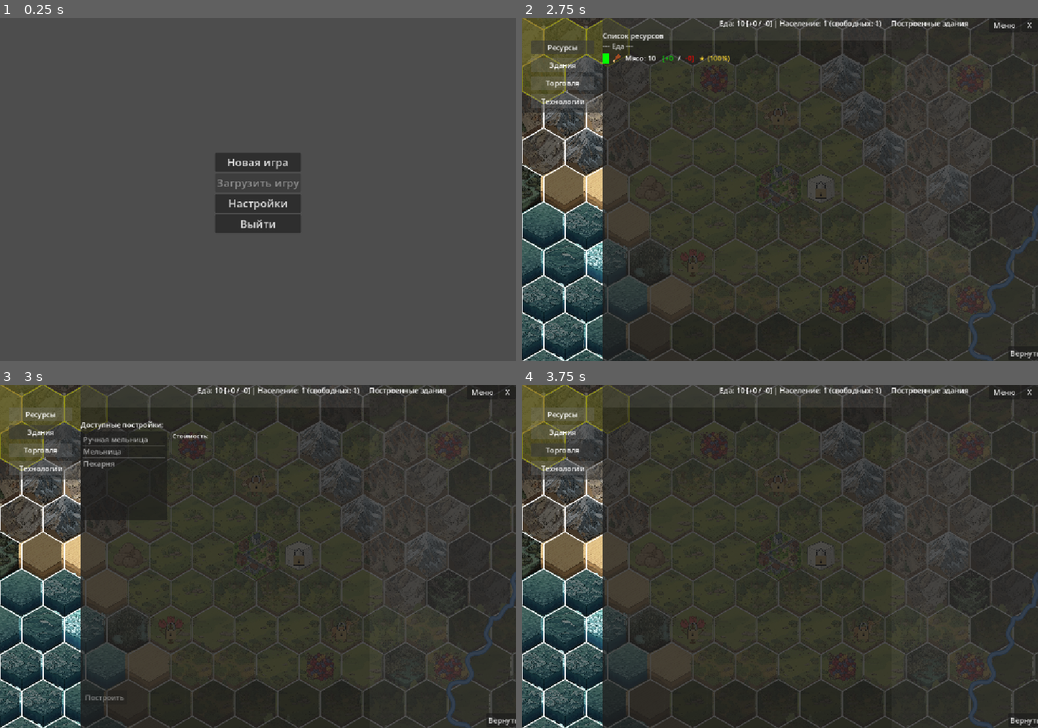
Above: before the commit, frames 1-4 (two rows, left to right).
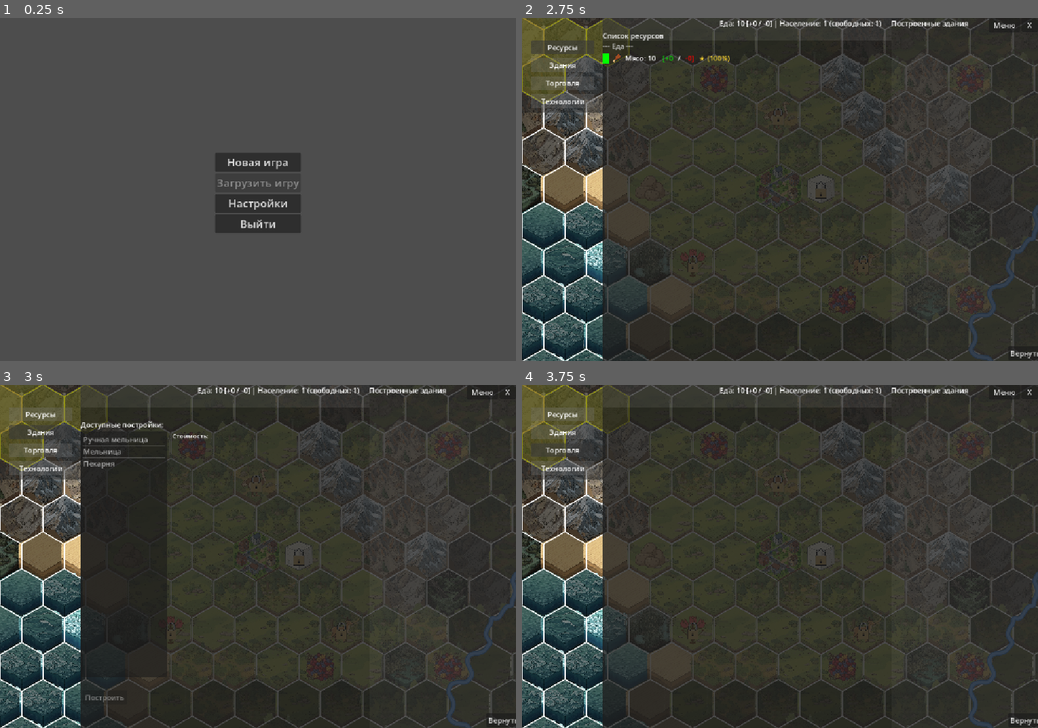
Above: after the commit, the same moments.

Repository: Night-Pryanik/The-City
Game: Godot game, scene res://scenes/main_menu.tscn
The game is run twice, just before and just after one commit, with the same random seed, the same clock (stepped at 60 frames per second) and the same inputs.
Inputs (mouse positions are in pixels of both pictures, inside the frame that each line leads up to):
- Up to frame 1 (0.25 s): no input
- Up to frame 2 (2.75 s): click "Новая игра" at 0.5 s; click (532, 48) at 1.25 s; click "Ресурсы" at 2 s
- Up to frame 3 (3 s): click "Здания" at 2.75 s
- Up to frame 4 (3.75 s): click "Торговля" at 3.5 s

Frames 1-2 are identical in both runs. In frame 3, 2.0% of the frame differs, in the area x 15-33%, y 39-86%; in frame 4, nothing differs.

Commit message:
Единый хелпер для всех кастомных тултипов
Также создана глобальная тема для всего проекта, все тултипы стали непрозрачными

Diff:
--- a/scenes/CityUI.tscn
+++ b/scenes/CityUI.tscn
@@ -199,7 +199,7 @@
 text = "Доступные постройки:"
 
 [node name="BuildingsItemList" type="ItemList" parent="ContentPanel/BuildingsPanel/HSplitContainer/AvailableBuildingsPanel/VBoxContainer" unique_id=1295887837]
-custom_minimum_size = Vector2(0, 200)
+custom_minimum_size = Vector2(0, 550)
 layout_mode = 2
 
 [node name="BuildingDetailsPanel" type="Control" parent="ContentPanel/BuildingsPanel/HSplitContainer" unique_id=244568997]
--- a/scripts/ui_helpers.gd
+++ b/scripts/ui_helpers.gd
@@ -18,6 +18,17 @@
 var quality_tooltip_vbox: VBoxContainer
 
 var message_label: Label
+# Общий стиль фона для всех тултипов: полностью непрозрачный тёмный фон
+# со светлой рамкой в 1px.
+func _make_tooltip_style() -> StyleBoxFlat:
+    var style = StyleBoxFlat.new()
+    style.bg_color = Color(0.2, 0.2, 0.2, 1.0)
+    style.border_width_left = 1
+    style.border_width_top = 1
+    style.border_width_right = 1
+    style.border_width_bottom = 1
+    style.border_color = Color(0.6, 0.6, 0.6)
+    return style
 
 func setup(main_ui: Control, message_lbl: Label):
     message_label = message_lbl
@@ -33,14 +44,7 @@
     tooltip_label.add_theme_font_size_override("font_size", 14)
     tooltip_panel.add_child(tooltip_label)
 
-    var style = StyleBoxFlat.new()
-    style.bg_color = Color(0.2, 0.2, 0.2, 0.9)
-    style.border_width_left = 1
-    style.border_width_top = 1
-    style.border_width_right = 1
-    style.border_width_bottom = 1
-    style.border_color = Color(0.6, 0.6, 0.6)
-    tooltip_panel.add_theme_stylebox_override("panel", style)
+    tooltip_panel.add_theme_stylebox_override("panel", _make_tooltip_style())
 
     # Тултип для кнопки "Построить"
     build_tooltip_panel = Panel.new()
@@ -53,14 +57,7 @@
     build_tooltip_label.add_theme_font_size_override("font_size", 14)
     build_tooltip_panel.add_child(build_tooltip_label)
 
-    var build_style = StyleBoxFlat.new()
-    build_style.bg_color = Color(0.2, 0.2, 0.2, 0.9)
-    build_style.border_width_left = 1
-    build_style.border_width_top = 1
-    build_style.border_width_right = 1
-    build_style.border_width_bottom = 1
-    build_style.border_color = Color(0.6, 0.6, 0.6)
-    build_tooltip_panel.add_theme_stylebox_override("panel", build_style)
+    build_tooltip_panel.add_theme_stylebox_override("panel", _make_tooltip_style())
 
     # Тултип для групповых ресурсов
     group_tooltip_panel = Panel.new()
@@ -74,14 +71,7 @@
     group_tooltip_content.mouse_filter = Control.MOUSE_FILTER_IGNORE
     group_tooltip_panel.add_child(group_tooltip_content)
 
-    var group_style = StyleBoxFlat.new()
-    group_style.bg_color = Color(0.2, 0.2, 0.2, 0.9)
-    group_style.border_width_left = 1
-    group_style.border_width_top = 1
-    group_style.border_width_right = 1
-    group_style.border_width_bottom = 1
-    group_style.border_color = Color(0.6, 0.6, 0.6)
-    group_tooltip_panel.add_theme_stylebox_override("panel", group_style)
+    group_tooltip_panel.add_theme_stylebox_override("panel", _make_tooltip_style())
 
     # Тултип для прогресс-баров строящихся зданий
     progress_tooltip_panel = Panel.new()
@@ -95,14 +85,7 @@
     progress_tooltip_label.add_theme_font_size_override("font_size", 14)
     progress_tooltip_panel.add_child(progress_tooltip_label)
 
-    var progress_style = StyleBoxFlat.new()
-    progress_style.bg_color = Color(0.2, 0.2, 0.2, 0.9)
-    progress_style.border_width_left = 1
-    progress_style.border_width_top = 1
-    progress_style.border_width_right = 1
-    progress_style.border_width_bottom = 1
-    progress_style.border_color = Color(0.6, 0.6, 0.6)
-    progress_tooltip_panel.add_theme_stylebox_override("panel", progress_style)
+    progress_tooltip_panel.add_theme_stylebox_override("panel", _make_tooltip_style())
 
     # Тултип для разбивки склада по качеству
     quality_tooltip_panel = Panel.new()
@@ -116,14 +99,7 @@
     quality_tooltip_vbox.mouse_filter = Control.MOUSE_FILTER_IGNORE
     quality_tooltip_panel.add_child(quality_tooltip_vbox)
 
-    var quality_style = StyleBoxFlat.new()
-    quality_style.bg_color = Color(0.2, 0.2, 0.2, 0.9)
-    quality_style.border_width_left = 1
-    quality_style.border_width_top = 1
-    quality_style.border_width_right = 1
-    quality_style.border_width_bottom = 1
-    quality_style.border_color = Color(0.6, 0.6, 0.6)
-    quality_tooltip_panel.add_theme_stylebox_override("panel", quality_style)
+    quality_tooltip_panel.add_theme_stylebox_override("panel", _make_tooltip_style())
 
 func show_food_tooltip(mouse_pos: Vector2):
     tooltip_panel.position = mouse_pos + Vector2(15, 15)
--- /dev/null
+++ b/theme/tooltips_theme.tres
@@ -0,0 +1,16 @@
+[gd_resource type="Theme" format=3]
+
+[sub_resource type="StyleBoxFlat" id="StyleBoxFlat_tooltip"]
+content_margin_left = 6.0
+content_margin_top = 4.0
+content_margin_right = 6.0
+content_margin_bottom = 4.0
+bg_color = Color(0.2, 0.2, 0.2, 1)
+border_width_left = 1
+border_width_top = 1
+border_width_right = 1
+border_width_bottom = 1
+border_color = Color(0.6, 0.6, 0.6, 1)
+
+[resource]
+TooltipPanel/styles/panel = SubResource("StyleBoxFlat_tooltip")
Not shown: 1 places in scenes/CityUI.tscn that only renumber resources
